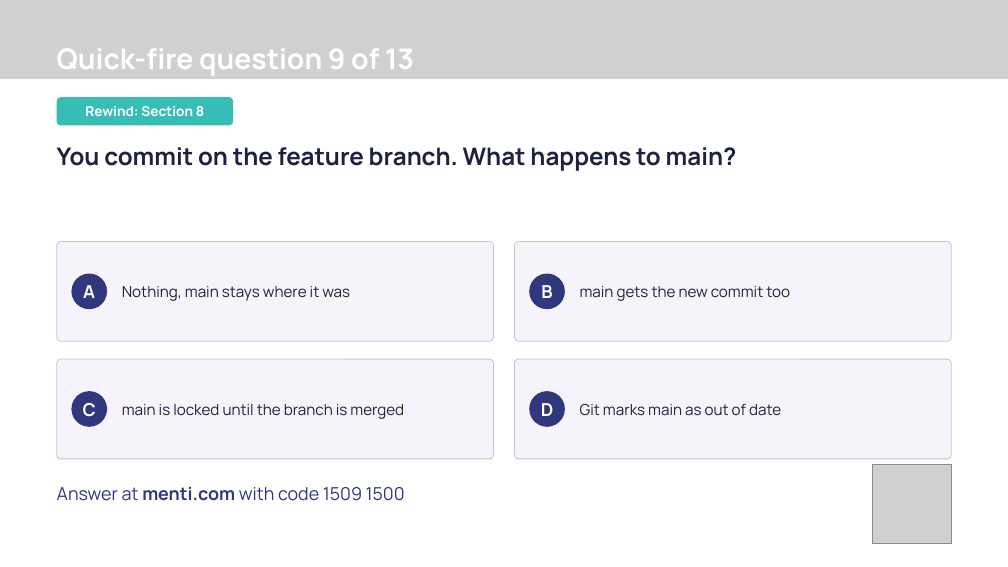
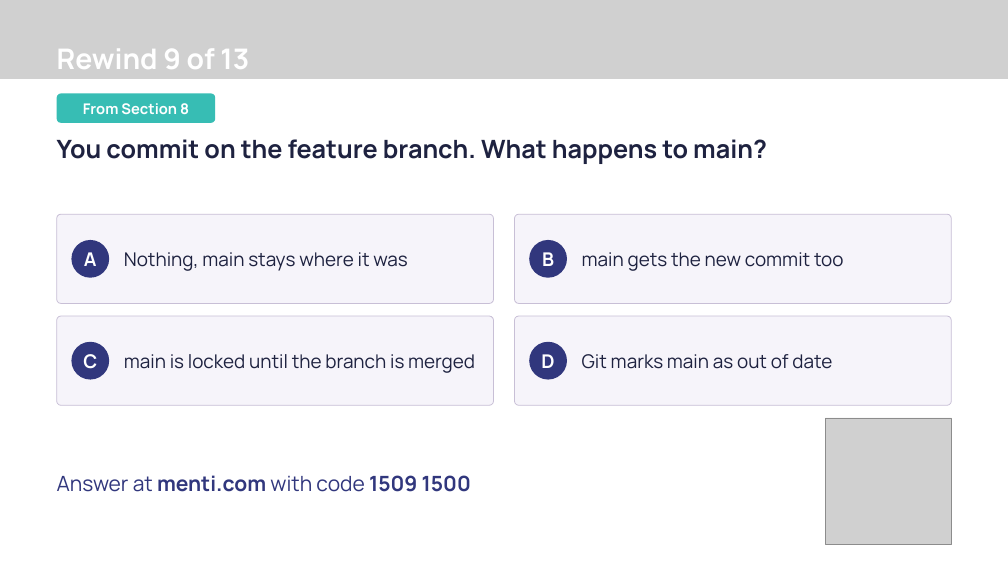
Before and after one commit to Revolution-Data-Platforms/Introduction-to-Git-Workshop, a slide deck: slide 47 of presentation/introduction-to-git-workshop.pptx. Drawn at 1008x567 pixels with LibreOffice and Linux fonts; fonts in the diff are those of the drawing; grey boxes stand for pictures; background and template pictures are left out. Boxes give left, top, right and bottom in pixels: in the first picture for what was removed or moved away, otherwise in the second. Text is boxed around its words. In the diff, an @@ line names an element or a change of style, - is before the commit and + after.

```diff
--- a/presentation/introduction-to-git-workshop.pptx
+++ b/presentation/introduction-to-git-workshop.pptx
@@ text at [57,49,249,69]: text changed @@
-Quick-fire question 9 of 13
+Rewind 9 of 13
@@ rounded rectangle "From Section 8": place and size @@
-rounded rectangle "From Section 8" at [56,97,233,125]
+rounded rectangle "From Section 8" at [56,93,215,122]
@@ text in rounded rectangle at [83,103,189,114]: text changed; size 19.5 to 21 pt @@
-Rewind: Section 8
+From Section 8
@@ text "You commit on the feature ...": place and size @@
-text "You commit on the feature ..." at [57,147,737,171]
+text "You commit on the feature ..." at [57,139,767,164]
@@ text "You commit on the feature ..." at [57,139,767,164]: size 34.5 to 36 pt @@
@@ rounded rectangle: place and size @@
-rounded rectangle at [56,241,493,341]
+rounded rectangle at [56,214,493,303]
@@ text "Nothing, main stays where it ...": place and size @@
-text "Nothing, main stays where it ..." at [122,286,350,301]
+text "Nothing, main stays where it ..." at [124,252,407,271]
@@ rounded rectangle: place and size @@
-rounded rectangle at [515,241,952,341]
+rounded rectangle at [515,214,952,303]
@@ text "main gets the new commit ...": place and size @@
-text "main gets the new commit ..." at [580,286,790,301]
+text "main gets the new commit ..." at [582,252,844,271]
@@ ellipse "A": place and size @@
-ellipse "A" at [72,274,107,309]
+ellipse "A" at [72,240,109,278]
@@ ellipse "B": place and size @@
-ellipse "B" at [529,274,565,309]
+ellipse "B" at [529,240,567,278]
@@ rounded rectangle: place and size @@
-rounded rectangle at [56,359,493,459]
+rounded rectangle at [56,316,493,405]
@@ text "main is locked until the ...": place and size @@
-text "main is locked until the ..." at [122,404,404,419]
+text "main is locked until the ..." at [124,354,475,373]
@@ proportions changed in 5 elements at [56,214,493,303], [515,214,952,303], [56,93,215,122], [56,316,493,405], [515,316,952,405] @@
@@ rounded rectangle: place and size @@
-rounded rectangle at [515,359,952,459]
+rounded rectangle at [515,316,952,405]
@@ size 21.8 to 27 pt in 4 elements at [124,252,407,271], [582,252,844,271], [124,354,475,373], [582,354,832,369] @@
@@ text "Git marks main as out ...": place and size @@
-text "Git marks main as out ..." at [580,404,781,416]
+text "Git marks main as out ..." at [582,354,832,369]
@@ ellipse "C": place and size @@
-ellipse "C" at [72,391,107,427]
+ellipse "C" at [72,342,109,380]
@@ size 25.5 to 27 pt in 4 elements at [72,240,109,278], [529,240,567,278], [72,342,109,380], [529,342,567,380] @@
@@ ellipse "D": place and size @@
-ellipse "D" at [529,391,565,427]
+ellipse "D" at [529,342,567,380]
@@ picture: place and size @@
-picture at [872,464,951,543]
+picture at [826,418,952,544]
@@ text "Answer at menti.com with code ...": place and size @@
-text "Answer at menti.com with code ..." at [57,487,405,501]
+text "Answer at menti.com with code ..." at [57,475,471,492]
@@ text "Answer at menti.com with code ..." at [57,475,471,492]: size 25.5 to 30 pt; bold on in "1509 1500"; vertical alignment top to middle @@
```
Also in this commit, not shown: 43 other slides changed, 13 other files.
